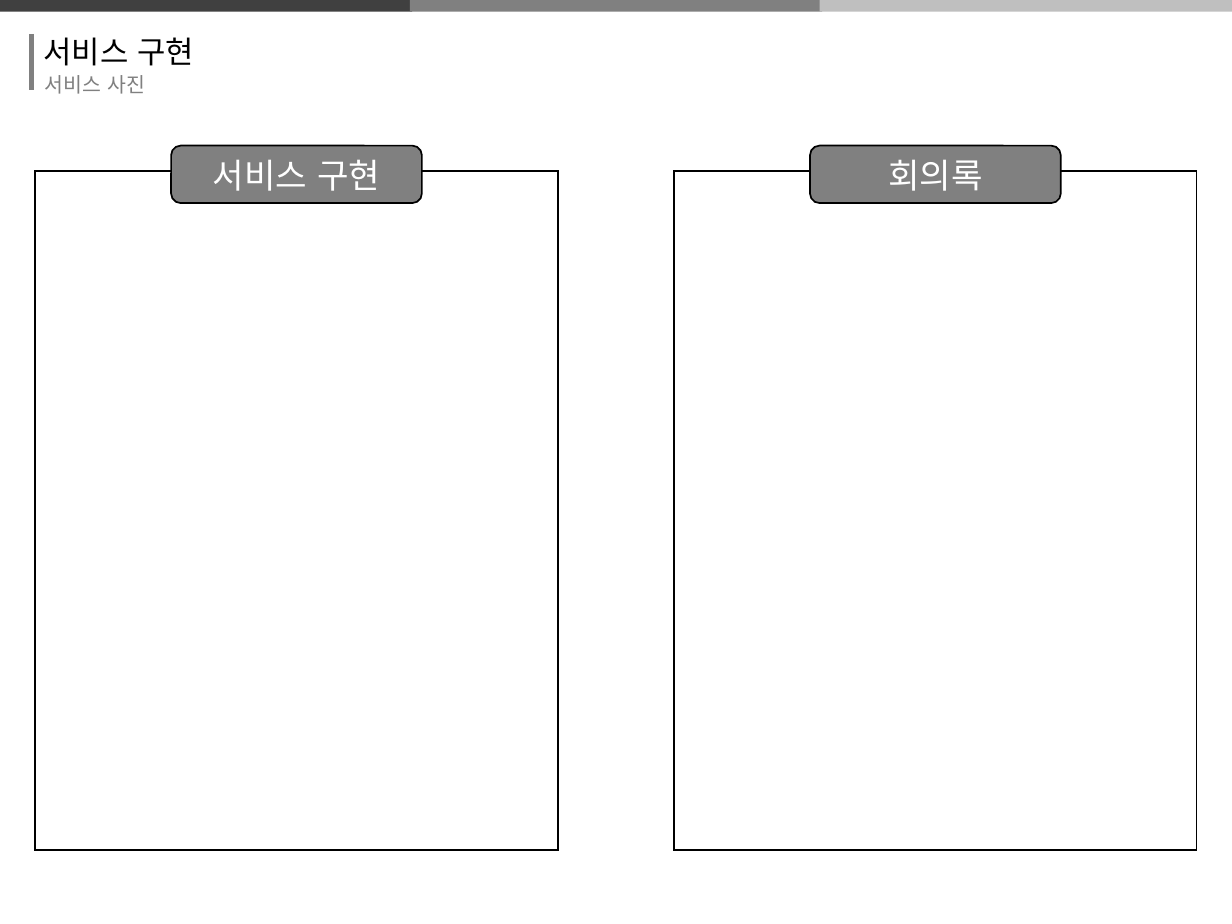
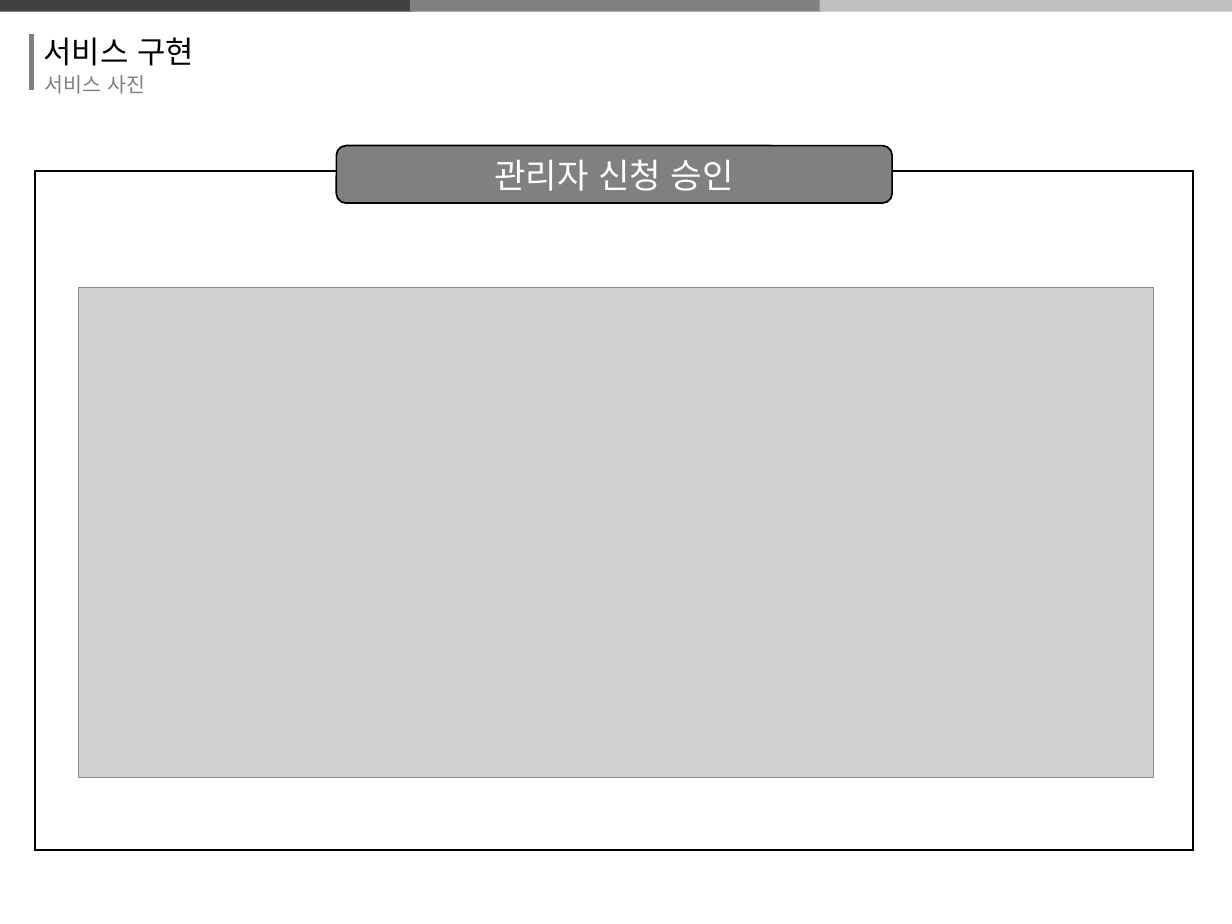
Before and after one commit to thrk941106/2018system_programming, a slide deck: slide 12 of 시프ppt 제작중.pptx (slide 13 before the commit). Drawn at 1232x924 pixels with LibreOffice and Linux fonts; fonts in the diff are those of the drawing; grey boxes stand for pictures. Boxes give left, top, right and bottom in pixels: in the first picture for what was removed or moved away, otherwise in the second. Text is boxed around its words. In the diff, an @@ line names an element or a change of style, - is before the commit and + after.

```diff
--- a/시프ppt 제작중.pptx
+++ b/시프ppt 제작중.pptx
@@ rounded rectangle removed at bbox=[171, 145, 423, 203] @@
-서비스 구현
@@ rounded rectangle added at bbox=[336, 145, 892, 203], fill #808080, outline #000000 1 pt, 20 pt, text #FFFFFF @@
+관리자 신청 승인
@@ rounded rectangle removed at bbox=[811, 145, 1062, 203] @@
-회의록
@@ rectangle: place and size @@
-rectangle at bbox=[36, 171, 558, 850]
+rectangle at bbox=[36, 171, 1194, 850]
@@ rectangle removed at bbox=[674, 171, 1196, 850] @@
@@ picture added at bbox=[78, 287, 1153, 777] @@
```
Also in this commit, not shown: 3 other slides changed, 4 slides added, 5 slides removed.
